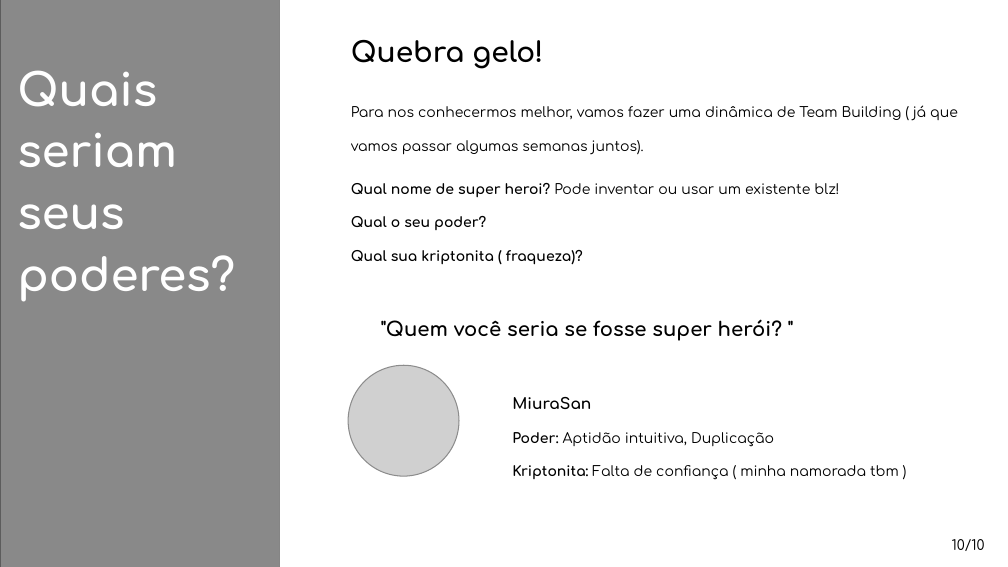
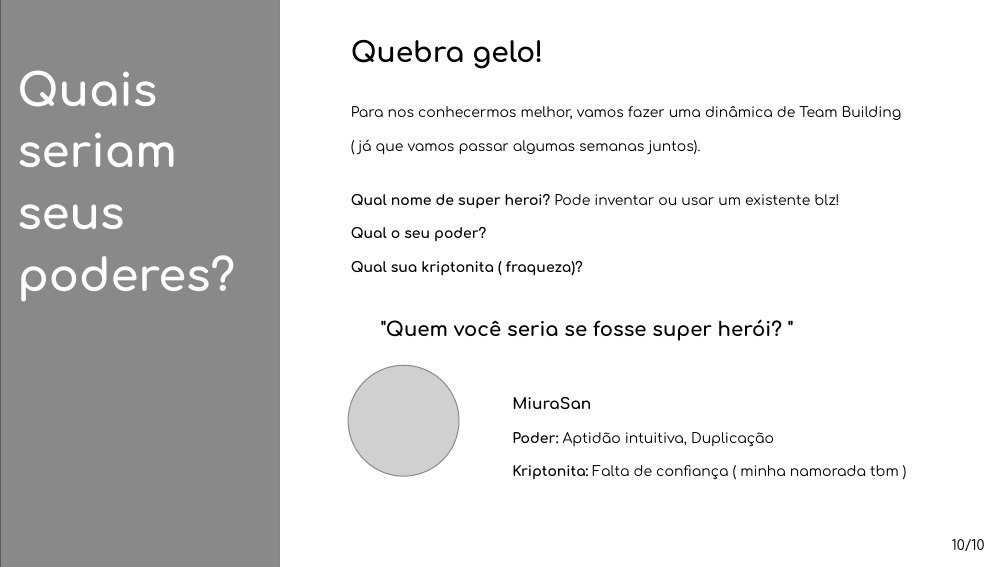
Before and after one commit to MiuraBruno/Curso_python_turma3, a slide deck: slide 7 of _DOCUMENTOS/Treinamento Pynton.pptx (slide 9 before the commit). Drawn at 1008x567 pixels with LibreOffice and Linux fonts; fonts in the diff are those of the drawing; grey boxes stand for pictures. Boxes give left, top, right and bottom in pixels: in the first picture for what was removed or moved away, otherwise in the second. Text is boxed around its words. In the diff, an @@ line names an element or a change of style, - is before the commit and + after.

Commit message:
ajustes para aula inicial

```diff
--- a/_DOCUMENTOS/Treinamento Pynton.pptx
+++ b/_DOCUMENTOS/Treinamento Pynton.pptx
@@ text at (351, 106, 902, 155): text changed @@
-Para nos conhecermos melhor, vamos fazer uma dinâmica de Team Building ( já que vamos passar algumas semanas juntos).
+Para nos conhecermos melhor, vamos fazer uma dinâmica de Team Building
+( já que vamos passar algumas semanas juntos).
@@ text "Qual nome de super heroi? ...": place and size @@
-text "Qual nome de super heroi? ..." at (351, 183, 839, 265)
+text "Qual nome de super heroi? ..." at (351, 194, 839, 276)
```
Also in this commit, not shown: 4 other slides changed, 1 other file.
